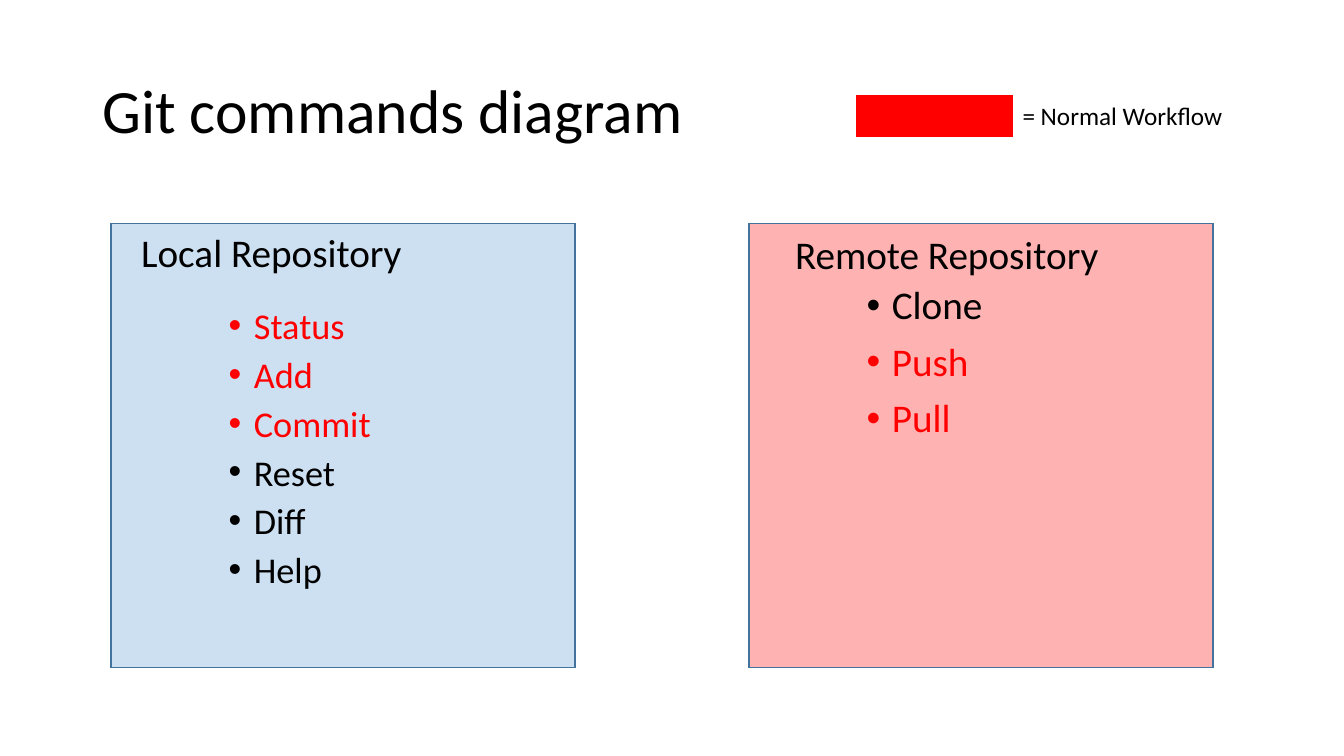
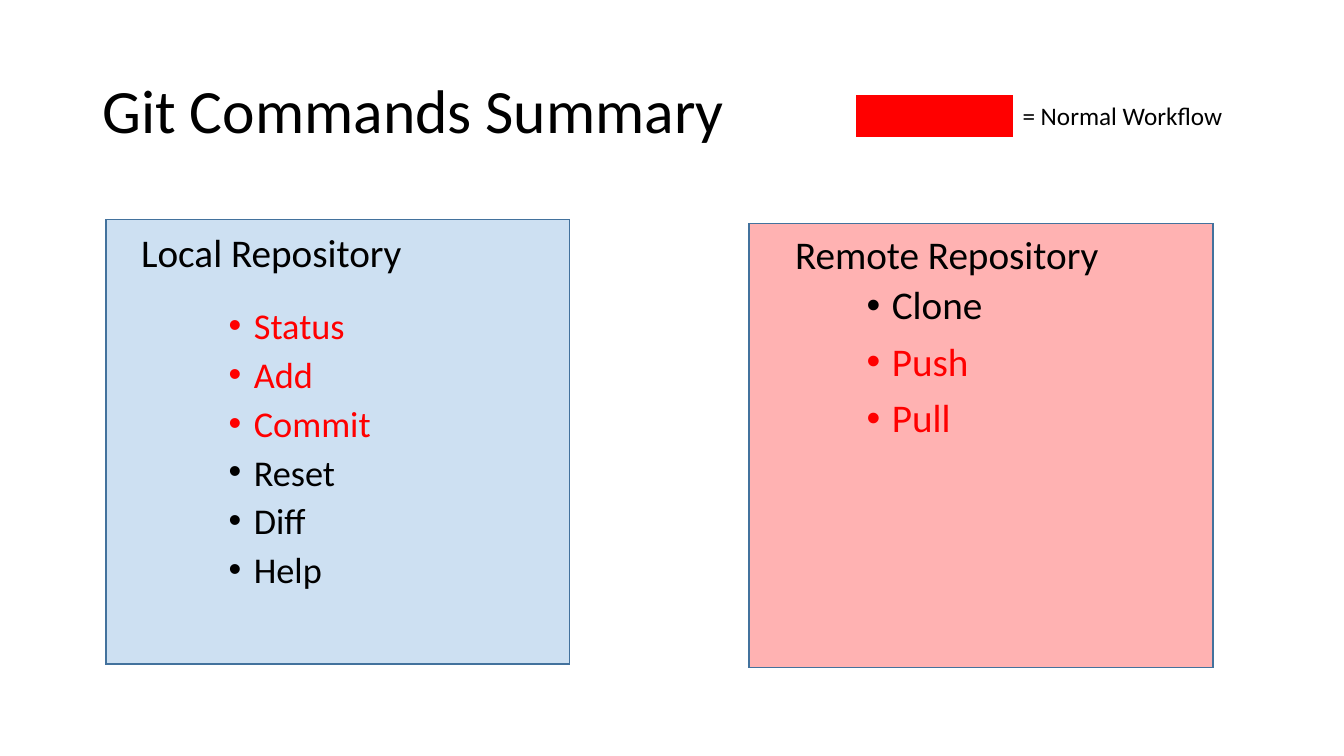
Before and after one commit to jbm950/personal_projects, a slide deck: slide 18 of git_presentation/git_presentation.pptx. Drawn at 1344x756 pixels with LibreOffice and Linux fonts; fonts in the diff are those of the drawing; background and template pictures are left out. Boxes give left, top, right and bottom in pixels: in the first picture for what was removed or moved away, otherwise in the second. Text is boxed around its words. In the diff, an @@ line names an element or a change of style, - is before the commit and + after.

```diff
--- a/git_presentation/git_presentation.pptx
+++ b/git_presentation/git_presentation.pptx
@@ title at (x1=102, y1=90, x2=724, y2=143): text changed @@
-Git commands diagram
+Git Commands Summary
@@ rectangle moved from (x1=111, y1=224, x2=575, y2=668) to (x1=106, y1=220, x2=570, y2=664) @@
```
Also in this commit, not shown: 3 other slides changed, 1 slide added, 1 slide removed.
